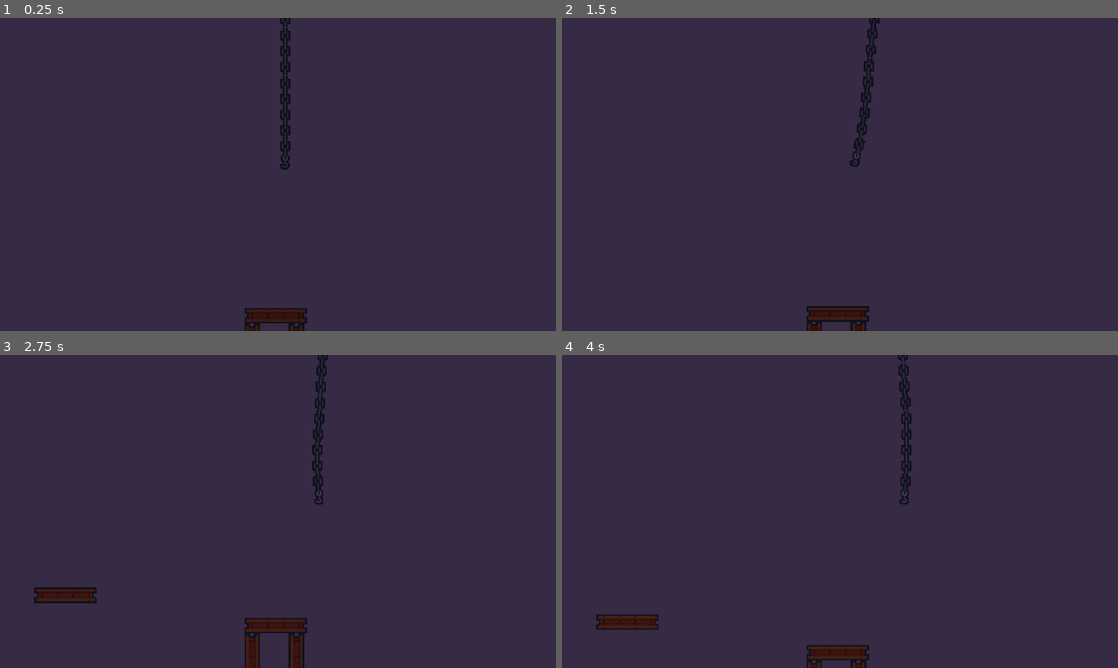
Above: before the commit, frames 1-4 (two rows, left to right).
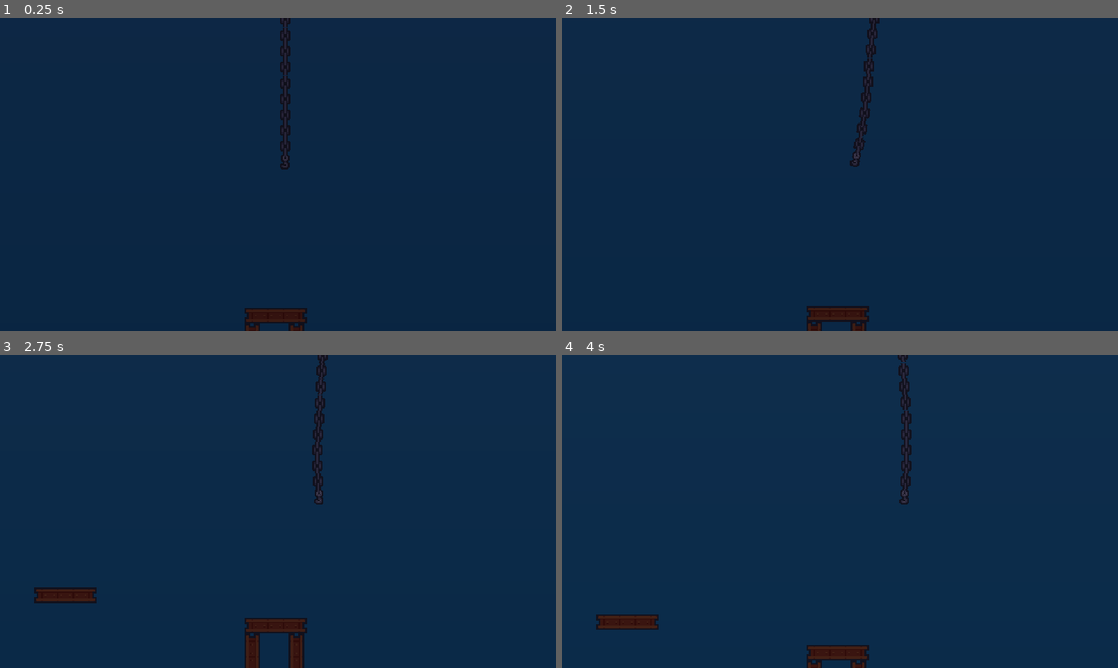
Above: after the commit, the same moments.

Repository: HeadPanda/tower-crane
Game: Godot game, scene res://scenes/main_scenes/level.tscn
Two runs of this game, one before a commit and one after it. Both use one fixed random seed, a clock stepped at 60 frames per second and the inputs below. Sound files missing from this copy of the repository are replaced by a short silence.
Inputs:
- Up to frame 1 (0.25 s): no input
- Up to frame 2 (1.5 s): tap Enter at 0.5 s; hold D (move_right) 0.53-1.28 s; tap Space (attach) at 0.6, 1.35 s; hold Ctrl (move_down) from 1.28 s (still down)
- Up to frame 3 (2.75 s): release Ctrl (move_down) at 2.03 s; hold D (move_right) from 2.03 s (still down); tap Space (attach) at 2.1 s
- Up to frame 4 (4 s): release D (move_right) at 2.78 s; hold Shift (move_up) 2.78-3.53 s; tap Space (attach) at 2.85, 3.6 s; hold A (move_left) from 3.53 s (still down)

The runs differ from the first frame. In frame 1, 99% of the frame differs, in the area x 0-100%, y 0-100%; in frame 2, 99%; in frame 3, 98%; in frame 4, 98%.

Commit message:
Add a sky background

Diff:
--- a/scenes/main_scenes/level.tscn
+++ b/scenes/main_scenes/level.tscn
@@ -1,16 +1,70 @@
-[gd_scene load_steps=6 format=4 uid="uid://bme2vha657mry"]
+[gd_scene load_steps=9 format=4 uid="uid://bme2vha657mry"]
 
 [ext_resource type="TileSet" uid="uid://b4dyg6xs3awni" path="res://resources/tilesets/level_tileset.tres" id="1_k2ry8"]
 [ext_resource type="PackedScene" uid="uid://cp1mkyswu7kie" path="res://scenes/ambience/ambience_manager.tscn" id="1_o3fsm"]
+[ext_resource type="Texture2D" uid="uid://bwdd846w1h8c" path="res://assets/art/backgrounds/Starfield_02-1024x1024.png" id="2_4rgqo"]
 [ext_resource type="PackedScene" uid="uid://6dkng1ng3h57" path="res://scenes/crane/crane.tscn" id="2_t0hj8"]
 [ext_resource type="PackedScene" uid="uid://1unhserf3qh8" path="res://scenes/blocks/metal_block_straight.tscn" id="3_t0hj8"]
 [ext_resource type="PackedScene" uid="uid://smsai3kmcuqh" path="res://scenes/blocks/block_spawner.tscn" id="4_vjt8f"]
 
+[sub_resource type="Gradient" id="Gradient_o3fsm"]
+offsets = PackedFloat32Array(0, 0.340807, 0.488789, 0.623318, 0.793722, 0.90583, 1)
+colors = PackedColorArray(6.44952e-06, 0.630656, 0.834462, 1, 0.307577, 0.792165, 1, 1, 0, 0.631373, 0.835294, 1, 0.274731, 0.325032, 0.638698, 1, 0.115514, 2.59906e-06, 0.554659, 1, 0.0131758, 1.98539e-07, 0.158858, 1, 0, 0, 0, 1)
+
+[sub_resource type="GradientTexture2D" id="GradientTexture2D_4rgqo"]
+gradient = SubResource("Gradient_o3fsm")
+width = 640
+height = 360
+fill_from = Vector2(0.5, 1)
+fill_to = Vector2(0.5, 0)
+
 [node name="Level" type="Node2D"]
+
+[node name="Hud" type="CanvasLayer" parent="."]
 
 [node name="AmbienceManager" parent="." instance=ExtResource("1_o3fsm")]
 
 [node name="Background" type="Node2D" parent="."]
+
+[node name="Backgrounds" type="Control" parent="Background"]
+custom_minimum_size = Vector2(1920, 1650)
+layout_mode = 3
+anchors_preset = 8
+anchor_left = 0.5
+anchor_top = 0.5
+anchor_right = 0.5
+anchor_bottom = 0.5
+offset_right = 640.0
+offset_bottom = 360.0
+grow_horizontal = 2
+grow_vertical = 2
+size_flags_horizontal = 4
+size_flags_vertical = 4
+
+[node name="BackgroundContainer" type="VBoxContainer" parent="Background/Backgrounds"]
+custom_minimum_size = Vector2(1920, 1080)
+layout_mode = 1
+anchors_preset = 7
+anchor_left = 0.5
+anchor_top = 1.0
+anchor_right = 0.5
+anchor_bottom = 1.0
+offset_left = -960.0
+offset_top = -6428.0
+offset_right = 960.0
+grow_horizontal = 2
+grow_vertical = 0
+
+[node name="Space" type="TextureRect" parent="Background/Backgrounds/BackgroundContainer"]
+layout_mode = 2
+texture = ExtResource("2_4rgqo")
+
+[node name="BlueSky" type="TextureRect" parent="Background/Backgrounds/BackgroundContainer"]
+modulate = Color(1, 1, 1, 0.94902)
+z_index = -5
+custom_minimum_size = Vector2(1920, 5400)
+layout_mode = 2
+texture = SubResource("GradientTexture2D_4rgqo")
 
 [node name="Main" type="Node2D" parent="."]
 
Binary file added: assets/art/backgrounds/Starfield_02-1024x1024.png
Not shown, added: assets/art/backgrounds/Starfield_02-1024x1024.png.import
